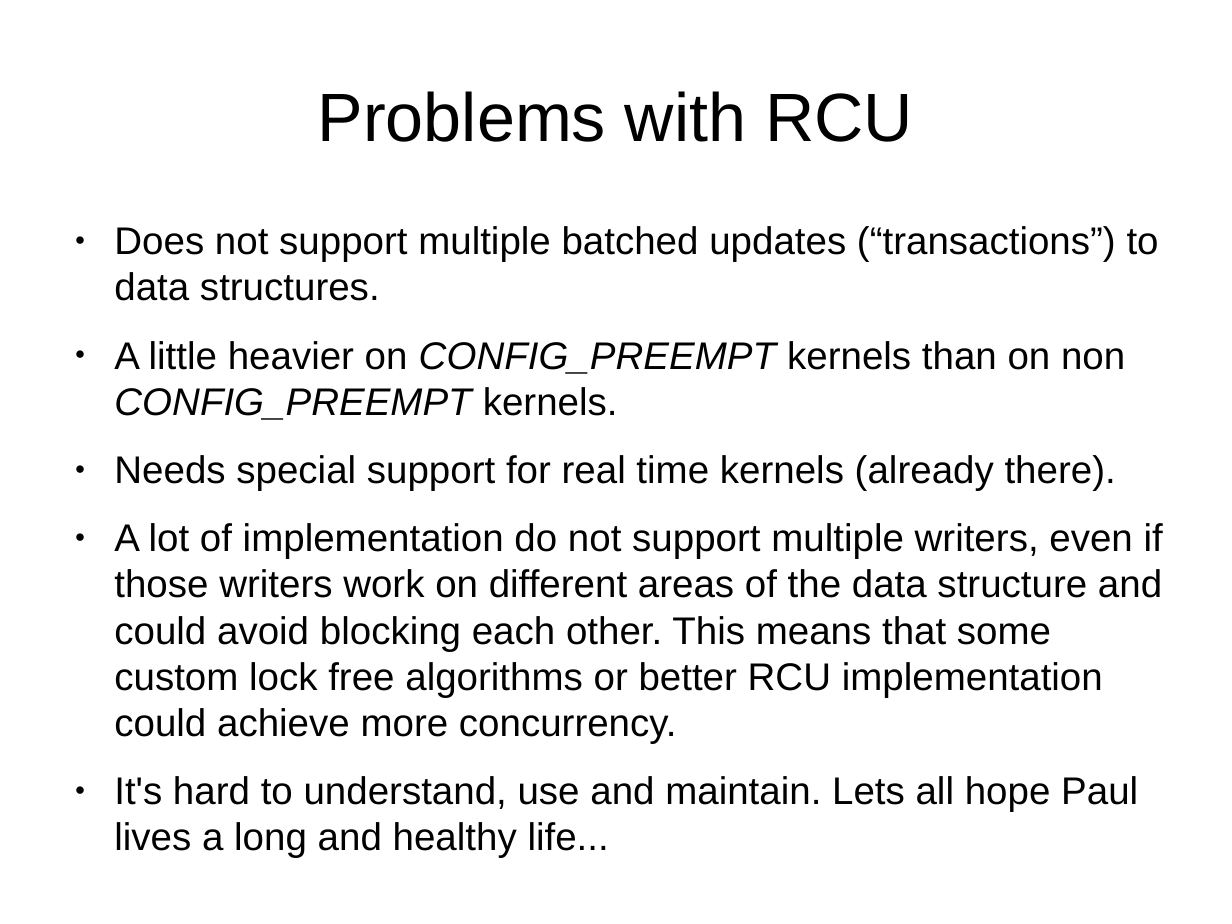
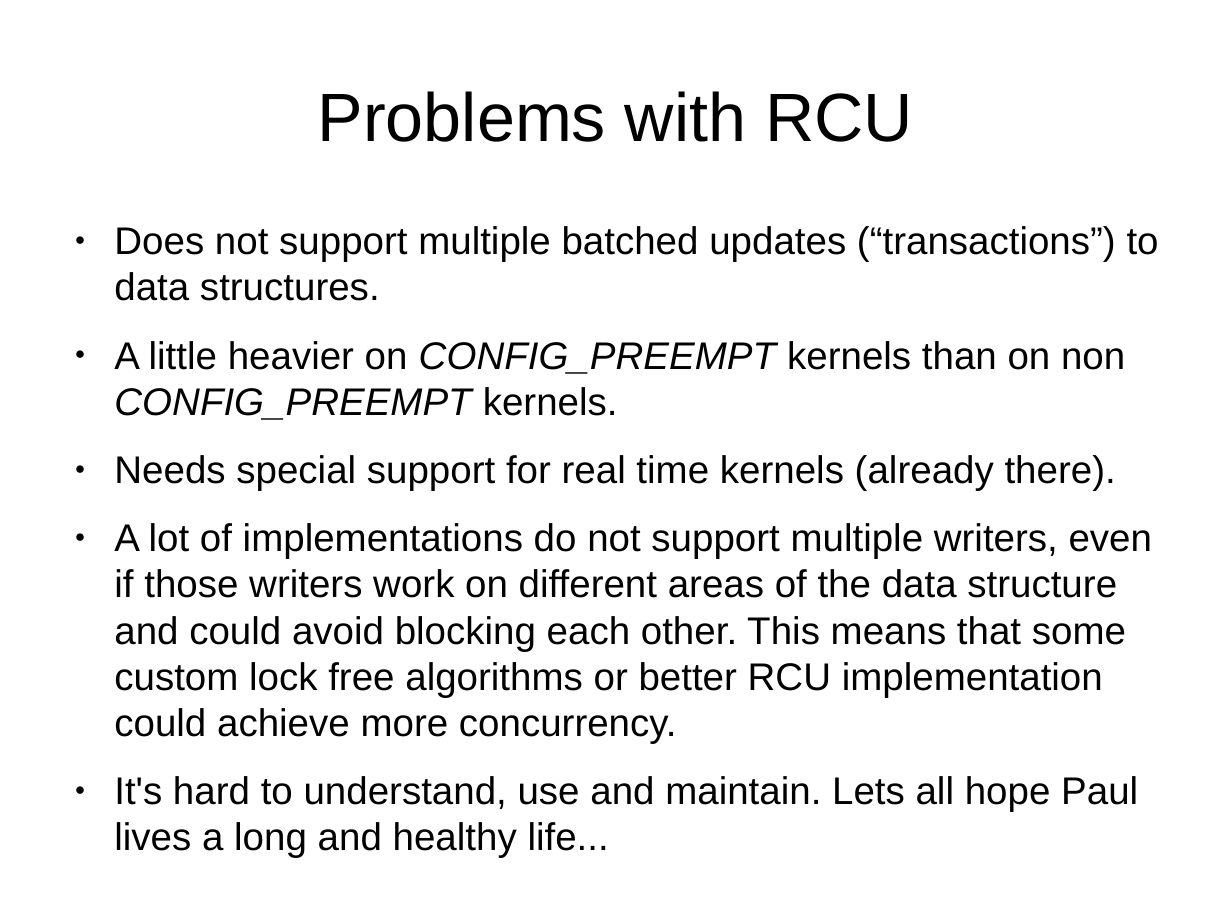
Before and after one commit to kalmuthu/slides, a slide deck: slide 16 of odp/linux_kernel/rcu_intro.odp (slide 17 before the commit). Drawn at 1232x924 pixels with LibreOffice and Linux fonts; fonts in the diff are those of the drawing. Boxes give left, top, right and bottom in pixels: in the first picture for what was removed or moved away, otherwise in the second. Text is boxed around its words. In the diff, an @@ line names an element or a change of style, - is before the commit and + after.

```diff
--- a/odp/linux_kernel/rcu_intro.odp
+++ b/odp/linux_kernel/rcu_intro.odp
@@ text at [114,523,1152,744]: text changed @@
-● A lot of implementation do not support multiple writers, even if those writers work on different areas of the data structure and could avoid blocking each other. This means that some custom lock free algorithms or better RCU implementation could achieve more concurrency.
+● A lot of implementations do not support multiple writers, even if those writers work on different areas of the data structure and could avoid blocking each other. This means that some custom lock free algorithms or better RCU implementation could achieve more concurrency.
```
Also in this commit, not shown: 5 other slides changed, 1 slide removed.
